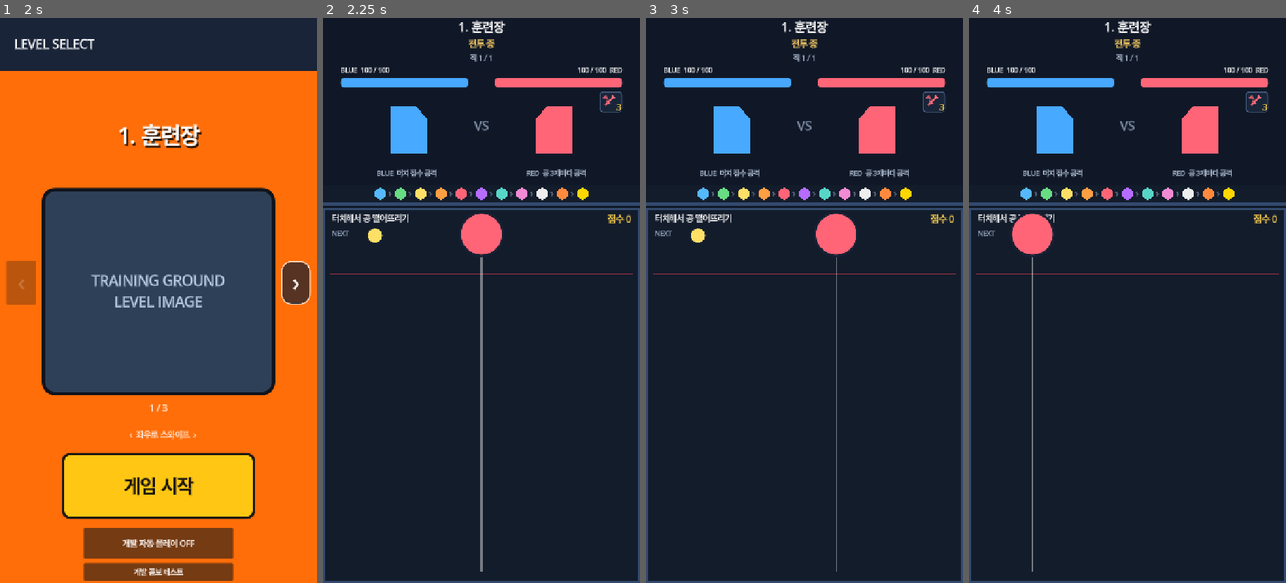
Above: before the commit, frames 1-4 (left to right).
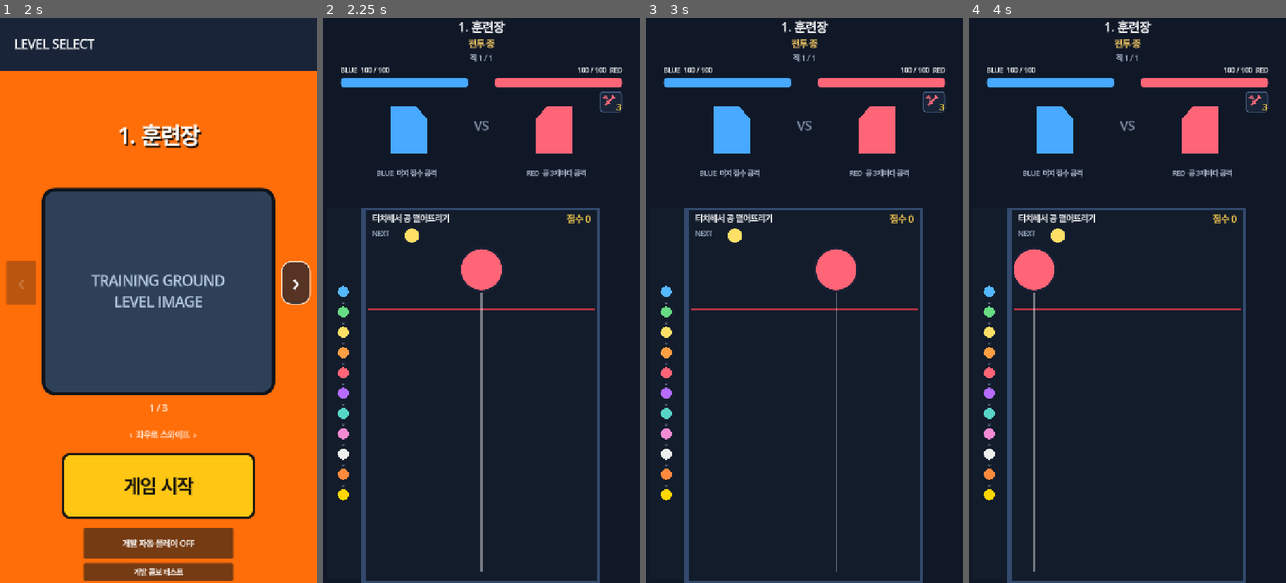
Above: after the commit, the same moments.

Repository: rnntnp/puzrpg
Game: Godot game, scene res://scenes/loading.tscn
Same seed, same stepped clock (60 frames per second), same inputs: the game is played once before the commit and once after it.
Inputs (mouse positions are in pixels of both pictures, inside the frame that each line leads up to):
- Up to frame 1 (2 s): tap Enter at 0.5 s; move the mouse to (228, 272) at 0.52 s; click (228, 272) at 0.67 s; tap Space at 1.25 s; drag from (95, 328) to (142, 413) at 1.27 s
- Up to frame 2 (2.25 s): click "게임 시작" at 2 s
- Up to frame 3 (3 s): tap Enter at 2.75 s; move the mouse to (836, 176) at 2.77 s; click (836, 176) at 2.92 s
- Up to frame 4 (4 s): tap Space at 3.5 s; drag from (1111, 413) to (1032, 215) at 3.52 s

Frame 1 is identical in both runs. In frame 2, 7.1% of the frame differs, in the area x 0-100%, y 30-100%; in frame 3, 7.1%; in frame 4, 7.5%.

Commit message:
revise layout

Diff:
--- a/scenes/ball_evolution_strip.tscn
+++ b/scenes/ball_evolution_strip.tscn
@@ -9,23 +9,23 @@
 border_color = Color(0.2, 0.29, 0.43, 1)
 
 [node name="BallEvolutionStrip" type="Panel"]
-offset_right = 720.0
-offset_bottom = 40.0
+offset_right = 76.0
+offset_bottom = 840.0
 mouse_filter = 2
 theme_override_styles/panel = SubResource("Background")
 script = ExtResource("1")
 
-[node name="Sequence" type="HBoxContainer" parent="."]
+[node name="Sequence" type="VBoxContainer" parent="."]
 layout_mode = 1
 anchors_preset = 8
 anchor_left = 0.5
 anchor_top = 0.5
 anchor_right = 0.5
 anchor_bottom = 0.5
-offset_left = -244.0
-offset_top = -14.0
-offset_right = 244.0
-offset_bottom = 14.0
+offset_left = -20.0
+offset_top = -285.0
+offset_right = 20.0
+offset_bottom = 285.0
 grow_horizontal = 2
 grow_vertical = 2
 theme_override_constants/separation = 0
--- a/scenes/main.tscn
+++ b/scenes/main.tscn
@@ -191,15 +191,17 @@
 
 [node name="BallEvolutionStrip" parent="UI" instance=ExtResource("7")]
 layout_mode = 0
-offset_top = 378.0
-offset_right = 720.0
-offset_bottom = 418.0
+offset_left = 8.0
+offset_top = 430.0
+offset_right = 84.0
+offset_bottom = 1270.0
 
 [node name="Divider" type="ColorRect" parent="UI" unique_id=2055641159]
 layout_mode = 0
-offset_top = 418.0
-offset_right = 720.0
-offset_bottom = 426.0
+offset_left = 88.0
+offset_top = 430.0
+offset_right = 92.0
+offset_bottom = 1280.0
 mouse_filter = 2
 color = Color(0.2, 0.29, 0.43, 1)
 
--- a/scenes/merge_game.tscn
+++ b/scenes/merge_game.tscn
@@ -1,12 +1,12 @@
-[gd_scene load_steps=8 format=3]
+[gd_scene load_steps=9 format=3]
 [ext_resource type="Script" path="res://scripts/merge_game.gd" id="1"]
 [ext_resource type="Script" path="res://scripts/merge_autoplay_bot.gd" id="2"]
 [ext_resource type="Script" path="res://scripts/merge_hit_stop.gd" id="3"]
 [ext_resource type="Script" path="res://scripts/combo_test_scenario.gd" id="4"]
 [sub_resource type="RectangleShape2D" id="wall"]
-size = Vector2(20, 850)
+size = Vector2(12, 850)
 [sub_resource type="RectangleShape2D" id="floor"]
-size = Vector2(720, 24)
+size = Vector2(536, 4)
 [sub_resource type="StyleBoxFlat" id="panel"]
 bg_color = Color(0.075, 0.11, 0.17, 1)
 border_width_left = 4
@@ -14,6 +14,10 @@
 border_width_right = 4
 border_width_bottom = 4
 border_color = Color(0.2, 0.29, 0.43, 1)
+
+[sub_resource type="PhysicsMaterial" id="wall_material"]
+friction = 0.0
+bounce = 0.0
 [node name="MergeGame" type="Node2D"]
 script = ExtResource("1")
 [node name="MergeHitStop" type="Node" parent="."]
@@ -21,54 +25,55 @@
 [node name="ComboTestScenario" type="Node" parent="."]
 script = ExtResource("4")
 [node name="Board" type="Panel" parent="."]
-offset_right = 720.0
+offset_left = 92.0
+offset_right = 628.0
 offset_bottom = 850.0
 mouse_filter = 2
 theme_override_styles/panel = SubResource("panel")
 [node name="Instruction" type="Label" parent="."]
-offset_left = 20.0
+offset_left = 112.0
 offset_top = 10.0
-offset_right = 400.0
+offset_right = 410.0
 offset_bottom = 48.0
 theme_override_font_sizes/font_size = 18
 text = "터치해서 공 떨어뜨리기"
 [node name="ScoreLabel" type="Label" parent="."]
-offset_left = 500.0
+offset_left = 440.0
 offset_top = 10.0
-offset_right = 700.0
+offset_right = 608.0
 offset_bottom = 48.0
 theme_override_colors/font_color = Color(1, 0.82, 0.31, 1)
 theme_override_font_sizes/font_size = 20
 text = "점수 0"
 horizontal_alignment = 2
 [node name="DropTimerLabel" type="Label" parent="."]
-offset_left = 465.0
+offset_left = 405.0
 offset_top = 48.0
-offset_right = 700.0
+offset_right = 608.0
 offset_bottom = 78.0
 theme_override_colors/font_color = Color(1, 0.45, 0.48, 1)
 theme_override_font_sizes/font_size = 16
 text = "자동 낙하 5.0초"
 horizontal_alignment = 2
 [node name="NextTitle" type="Label" parent="."]
-offset_left = 20.0
+offset_left = 112.0
 offset_top = 48.0
-offset_right = 90.0
+offset_right = 182.0
 offset_bottom = 78.0
 theme_override_colors/font_color = Color(0.65, 0.72, 0.82, 1)
 theme_override_font_sizes/font_size = 15
 text = "NEXT"
 [node name="NextPreviewHolder" type="Node2D" parent="."]
-position = Vector2(118, 63)
+position = Vector2(202, 63)
 [node name="DropLine" type="ColorRect" parent="."]
-offset_left = 16.0
-offset_top = 148.0
-offset_right = 704.0
-offset_bottom = 152.0
+offset_left = 102.0
+offset_top = 228.0
+offset_right = 618.0
+offset_bottom = 232.0
 color = Color(1, 0.25, 0.32, 0.65)
 mouse_filter = 2
 [node name="GuideLine" type="Line2D" parent="."]
-points = PackedVector2Array(360, 86, 360, 825)
+points = PackedVector2Array(360, 140, 360, 825)
 width = 3.0
 default_color = Color(1, 1, 1, 0.42)
 antialiased = true
@@ -93,14 +98,17 @@
 [node name="MergeAutoplayBot" type="Node" parent="."]
 script = ExtResource("2")
 [node name="LeftWall" type="StaticBody2D" parent="."]
-position = Vector2(10, 425)
+position = Vector2(90, 425)
+physics_material_override = SubResource("wall_material")
 [node name="CollisionShape2D" type="CollisionShape2D" parent="LeftWall"]
 shape = SubResource("wall")
 [node name="RightWall" type="StaticBody2D" parent="."]
-position = Vector2(710, 425)
+position = Vector2(630, 425)
+physics_material_override = SubResource("wall_material")
 [node name="CollisionShape2D" type="CollisionShape2D" parent="RightWall"]
 shape = SubResource("wall")
 [node name="Floor" type="StaticBody2D" parent="."]
-position = Vector2(360, 838)
+position = Vector2(360, 848)
+physics_material_override = SubResource("wall_material")
 [node name="CollisionShape2D" type="CollisionShape2D" parent="Floor"]
 shape = SubResource("floor")
--- a/scripts/ball_evolution_strip.gd
+++ b/scripts/ball_evolution_strip.gd
@@ -3,7 +3,7 @@
 
 const BallCatalogClass = preload("res://scripts/ball_catalog.gd")
 
-@onready var sequence: HBoxContainer = $Sequence
+@onready var sequence: VBoxContainer = $Sequence
 
 
 func _ready() -> void:
@@ -22,7 +22,7 @@
 
 func _create_ball_icon(data: Resource) -> TextureRect:
 	var icon := TextureRect.new()
-	icon.custom_minimum_size = Vector2(28, 28)
+	icon.custom_minimum_size = Vector2(26, 26)
 	icon.texture = data.sprite
 	icon.modulate = data.sprite_modulate
 	icon.expand_mode = TextureRect.EXPAND_IGNORE_SIZE
@@ -34,11 +34,11 @@
 
 func _create_arrow() -> Label:
 	var arrow := Label.new()
-	arrow.custom_minimum_size = Vector2(18, 28)
-	arrow.text = "›"
+	arrow.custom_minimum_size = Vector2(26, 20)
+	arrow.text = "⌄"
 	arrow.horizontal_alignment = HORIZONTAL_ALIGNMENT_CENTER
 	arrow.vertical_alignment = VERTICAL_ALIGNMENT_CENTER
 	arrow.add_theme_color_override("font_color", Color("#8090a8"))
-	arrow.add_theme_font_size_override("font_size", 18)
+	arrow.add_theme_font_size_override("font_size", 14)
 	arrow.mouse_filter = Control.MOUSE_FILTER_IGNORE
 	return arrow
--- a/scripts/merge_ball.gd
+++ b/scripts/merge_ball.gd
@@ -5,7 +5,6 @@
 signal first_contact(ball: MergeBall)
 
 const BallCatalogClass = preload("res://scripts/ball_catalog.gd")
-
 @onready var sprite: Sprite2D = $Sprite2D
 @onready var collision_shape: CollisionShape2D = $CollisionShape2D
 @onready var ice_durability_label: Label = $IceDurabilityLabel
@@ -17,6 +16,10 @@
 var is_ice_frozen := false
 var ice_durability := 0
 var ice_targeted := false
+var horizontal_bounds_enabled := false
+var horizontal_bound_left := 0.0
+var horizontal_bound_right := 720.0
+var floor_bound_bottom := 850.0
 
 func _ready() -> void:
 	body_entered.connect(_on_body_entered)
@@ -35,6 +38,37 @@
 	# 자유 낙하 시간은 중력의 제곱근에 반비례하므로 배속의 제곱을 적용한다.
 	gravity_scale = physics_speed * physics_speed
 	queue_redraw()
+
+
+func set_play_area_bounds(left: float, right: float, bottom: float) -> void:
+	horizontal_bound_left = left
+	horizontal_bound_right = right
+	floor_bound_bottom = bottom
+	horizontal_bounds_enabled = right > left
+
+
+func _integrate_forces(state: PhysicsDirectBodyState2D) -> void:
+	if not horizontal_bounds_enabled or merge_locked:
+		return
+	var radius := get_radius()
+	var transform := state.transform
+	var velocity := state.linear_velocity
+	var minimum_x := horizontal_bound_left + radius
+	var maximum_x := horizontal_bound_right - radius
+	# 큰 충격으로 한 물리 프레임 안에 벽을 통과해도 공 전체를 박스 내부에 유지한다.
+	if transform.origin.x < minimum_x:
+		transform.origin.x = minimum_x
+		velocity.x = maxf(0.0, velocity.x)
+	elif transform.origin.x > maximum_x:
+		transform.origin.x = maximum_x
+		velocity.x = minf(0.0, velocity.x)
+	# 정상적인 벽 접촉은 StaticBody2D에 맡기고, 실제 관통 때만 복구한다.
+	var maximum_y := floor_bound_bottom - radius
+	if transform.origin.y > maximum_y:
+		transform.origin.y = maximum_y
+		velocity.y = minf(0.0, velocity.y)
+	state.transform = transform
+	state.linear_velocity = velocity
 
 func lock_for_merge() -> void:
 	merge_locked = true
@@ -123,7 +157,9 @@
 		draw_arc(Vector2.ZERO, radius + 5.0, 0.0, TAU, 40, Color("#9eeaff"), 6.0, true)
 
 func _on_body_entered(body: Node) -> void:
-	if not _has_contacted:
+	# 옆 벽 접촉은 다음 공 활성화 조건이 아니다.
+	var is_drop_landing_contact := body is MergeBall or body.name == &"Floor"
+	if not _has_contacted and is_drop_landing_contact:
 		_has_contacted = true
 		first_contact.emit(self)
 	_try_request_merge(body)
--- a/scripts/merge_game.gd
+++ b/scripts/merge_game.gd
@@ -15,7 +15,11 @@
 
 const BallScene = preload("res://scenes/merge_ball.tscn")
 const BallCatalogClass = preload("res://scripts/ball_catalog.gd")
-const DANGER_LINE_Y := 150.0
+const BOARD_INNER_LEFT := 96.0
+const BOARD_INNER_RIGHT := 624.0
+const BOARD_INNER_BOTTOM := 846.0
+const DROP_POSITION_Y := 140.0
+const DANGER_LINE_Y := 230.0
 const DROP_GRACE_DURATION := 1.2
 const OVERFLOW_DURATION := 0.8
 const COMBO_SETTLE_MSEC := 500
@@ -59,6 +63,7 @@
 var combo_effect_tween: Tween
 var queued_levels: Array[int] = []
 var next_merge_resolution_msec := 0
+var dropped_ball_has_landed := false
 
 func _ready() -> void:
 	autoplay_bot.set_enabled(OS.is_debug_build() and GameSession.developer_autoplay_enabled)
@@ -69,7 +74,7 @@
 
 func autoplay_drop_at(x_position: float) -> void:
 	if can_accept_autoplay_drop():
-		aim_x = clampf(x_position, 38.0, 682.0)
+		aim_x = _clamp_aim_x(x_position)
 		_update_preview_position()
 		_drop_ball(aim_x)
 
@@ -173,16 +178,20 @@
 
 func _update_aim(screen_position: Vector2) -> void:
 	var local := to_local(screen_position)
-	var margin := 38.0
+	aim_x = _clamp_aim_x(local.x)
+	_update_preview_position()
+
+
+func _clamp_aim_x(x_position: float) -> float:
+	var radius := 26.0
 	if is_instance_valid(preview_ball):
-		margin = maxf(margin, preview_ball.get_radius() + 12.0)
-	aim_x = clampf(local.x, margin, 720.0 - margin)
-	_update_preview_position()
+		radius = preview_ball.get_radius()
+	return clampf(x_position, BOARD_INNER_LEFT + radius, BOARD_INNER_RIGHT - radius)
 
 func _update_preview_position() -> void:
-	guide_line.points = PackedVector2Array([Vector2(aim_x, 86.0), Vector2(aim_x, 825.0)])
+	guide_line.points = PackedVector2Array([Vector2(aim_x, DROP_POSITION_Y), Vector2(aim_x, 825.0)])
 	if is_instance_valid(preview_ball):
-		preview_ball.position = Vector2(aim_x, 60.0)
+		preview_ball.position = Vector2(aim_x, DROP_POSITION_Y)
 
 func _drop_ball(x: float) -> void:
 	if input_locked or is_game_over:
@@ -191,6 +200,7 @@
 	_update_drop_preview_visibility()
 	is_aiming = false
 	drop_sequence_active = true
+	dropped_ball_has_landed = false
 	drop_sequence_id += 1
 	var current_sequence_id := drop_sequence_id
 	combo_count = 0
@@ -198,7 +208,7 @@
 	last_merge_msec = Time.get_ticks_msec()
 	next_merge_resolution_msec = last_merge_msec
 	drop_grace_remaining = DROP_GRACE_DURATION
-	_spawn_ball(Vector2(x, 60.0), current_level, current_sequence_id)
+	_spawn_ball(Vector2(x, DROP_POSITION_Y), current_level, current_sequence_id)
 	ball_dropped.emit()
 	_advance_ball_queue()
 	_finish_drop_sequence(current_sequence_id)
@@ -220,27 +230,41 @@
 	drop_sequence_active = false
 	if auto_drop_enabled:
 		drop_time_remaining = drop_time_limit
-	if not input_locked and not is_game_over:
-		can_drop = true
 	_update_drop_preview_visibility()
 
 func _spawn_ball(at: Vector2, level: int, contact_sequence_id: int = -1):
 	if not is_inside_tree() or not is_instance_valid(balls) or balls.is_queued_for_deletion():
 		return null
 	var ball = BallScene.instantiate()
+	ball.position = at
+	# CCD가 기본 위치 (0, 0)에서 생성 위치까지의 이동을 벽 관통으로 오인하지 않도록
+	# 씬 트리에 추가하기 전에 초기 위치를 지정한다.
+	ball.continuous_cd = RigidBody2D.CCD_MODE_DISABLED
 	balls.add_child(ball)
-	ball.position = at
 	ball.setup(level, physics_speed_multiplier)
+	_enable_ball_ccd_after_spawn(ball)
+	var global_left := to_global(Vector2(BOARD_INNER_LEFT, 0.0)).x
+	var global_right := to_global(Vector2(BOARD_INNER_RIGHT, 0.0)).x
+	var global_bottom := to_global(Vector2(0.0, BOARD_INNER_BOTTOM)).y
+	ball.set_play_area_bounds(global_left, global_right, global_bottom)
 	ball.merge_requested.connect(_on_merge_requested)
 	if contact_sequence_id >= 0:
 		ball.first_contact.connect(_on_dropped_ball_first_contact.bind(contact_sequence_id), CONNECT_ONE_SHOT)
 	return ball
 
 
+func _enable_ball_ccd_after_spawn(ball: RigidBody2D) -> void:
+	await get_tree().physics_frame
+	if is_instance_valid(ball) and not ball.merge_locked:
+		ball.continuous_cd = RigidBody2D.CCD_MODE_CAST_SHAPE
+
+
 func _on_dropped_ball_first_contact(_ball: MergeBall, sequence_id: int) -> void:
-	if sequence_id != drop_sequence_id or input_locked or is_game_over:
-		return
-	can_drop = true
+	if sequence_id != drop_sequence_id or is_game_over:
+		return
+	dropped_ball_has_landed = true
+	if not input_locked:
+		can_drop = true
 	if auto_drop_enabled:
 		drop_time_remaining = drop_time_limit
 	_update_drop_preview_visibility()
@@ -267,7 +291,7 @@
 		next_preview_ball.queue_free()
 	preview_ball = BallScene.instantiate()
 	preview_holder.add_child(preview_ball)
-	preview_ball.position = Vector2(aim_x, 60.0)
+	preview_ball.position = Vector2(aim_x, DROP_POSITION_Y)
 	preview_ball.setup(current_level, physics_speed_multiplier)
 	preview_ball.lock_for_merge()
 	next_preview_ball = BallScene.instantiate()
@@ -375,7 +399,7 @@
 	input_locked = not enabled
 	is_aiming = false
 	next_preview_holder.visible = enabled and not is_game_over
-	if enabled and not drop_sequence_active and not is_game_over:
+	if enabled and (dropped_ball_has_landed or not drop_sequence_active) and not is_game_over:
 		can_drop = true
 		drop_time_remaining = drop_time_limit
 	_update_drop_preview_visibility()
